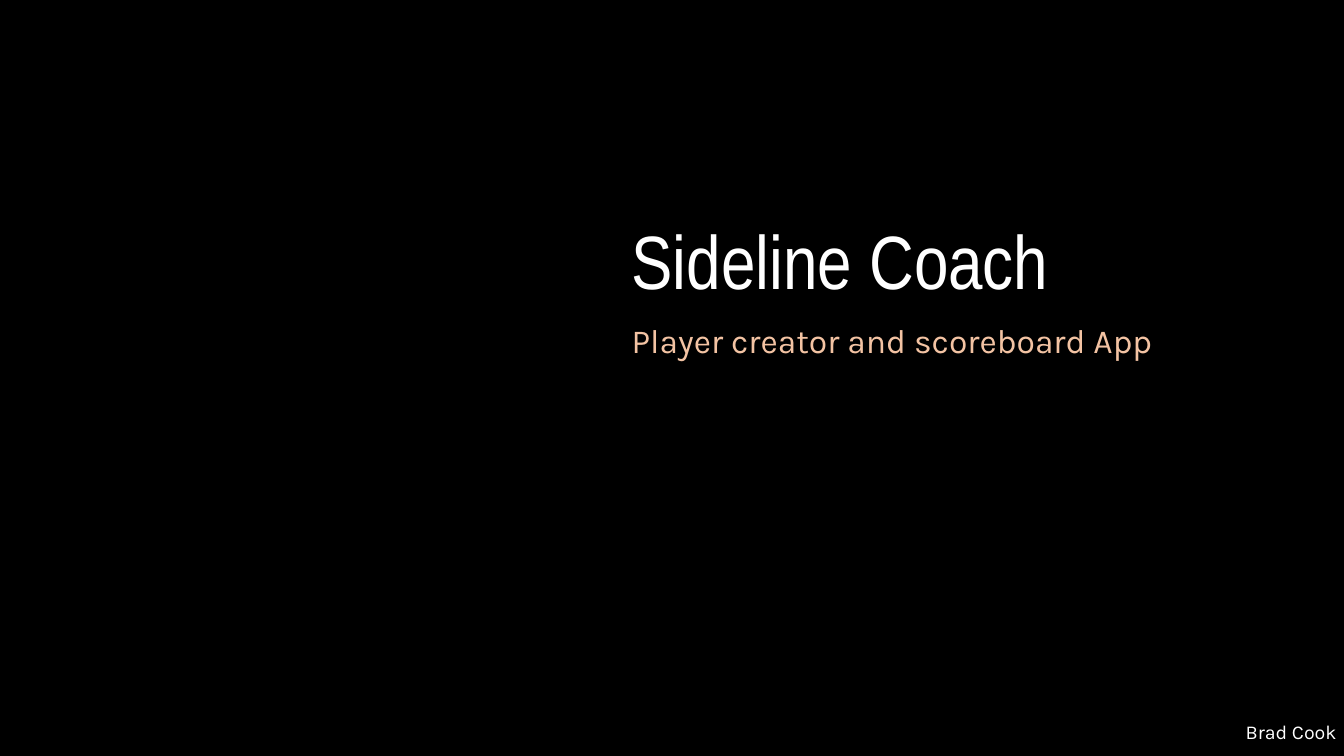
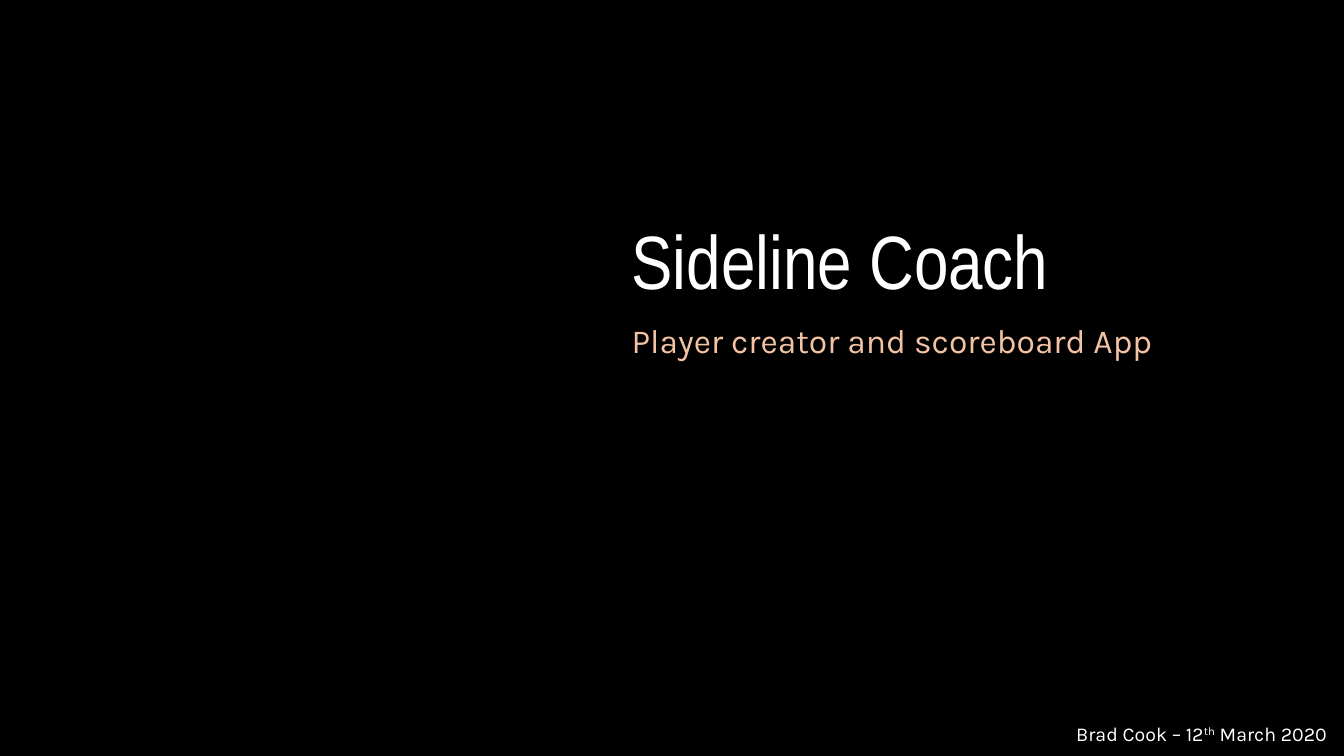
Before and after one commit to bcGoesTurbo/Sideline-Coach, a slide deck: slide 1 of Sideline Coach.pptx. Drawn at 1344x756 pixels with LibreOffice and Linux fonts; fonts in the diff are those of the drawing; background and template pictures are left out. Boxes give left, top, right and bottom in pixels: in the first picture for what was removed or moved away, otherwise in the second. Text is boxed around its words. In the diff, an @@ line names an element or a change of style, - is before the commit and + after.

```diff
--- a/Sideline Coach.pptx
+++ b/Sideline Coach.pptx
@@ text at [1076, 727, 1327, 742]: text changed @@
-Brad Cook
+Brad Cook – 12th March 2020
```
Also in this commit, not shown: 2 other slides changed, 1 slide added, 5 slides removed.
